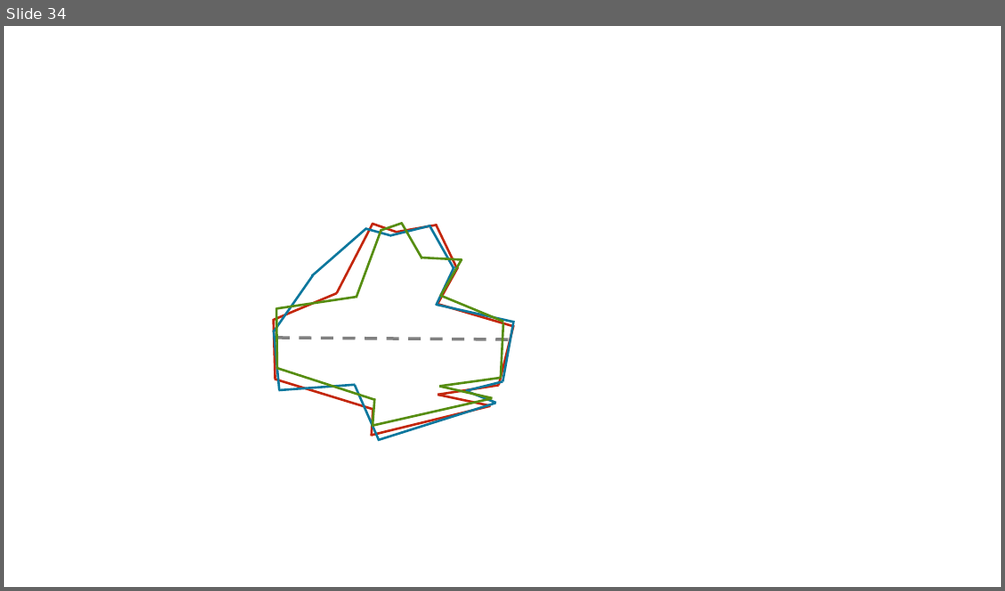
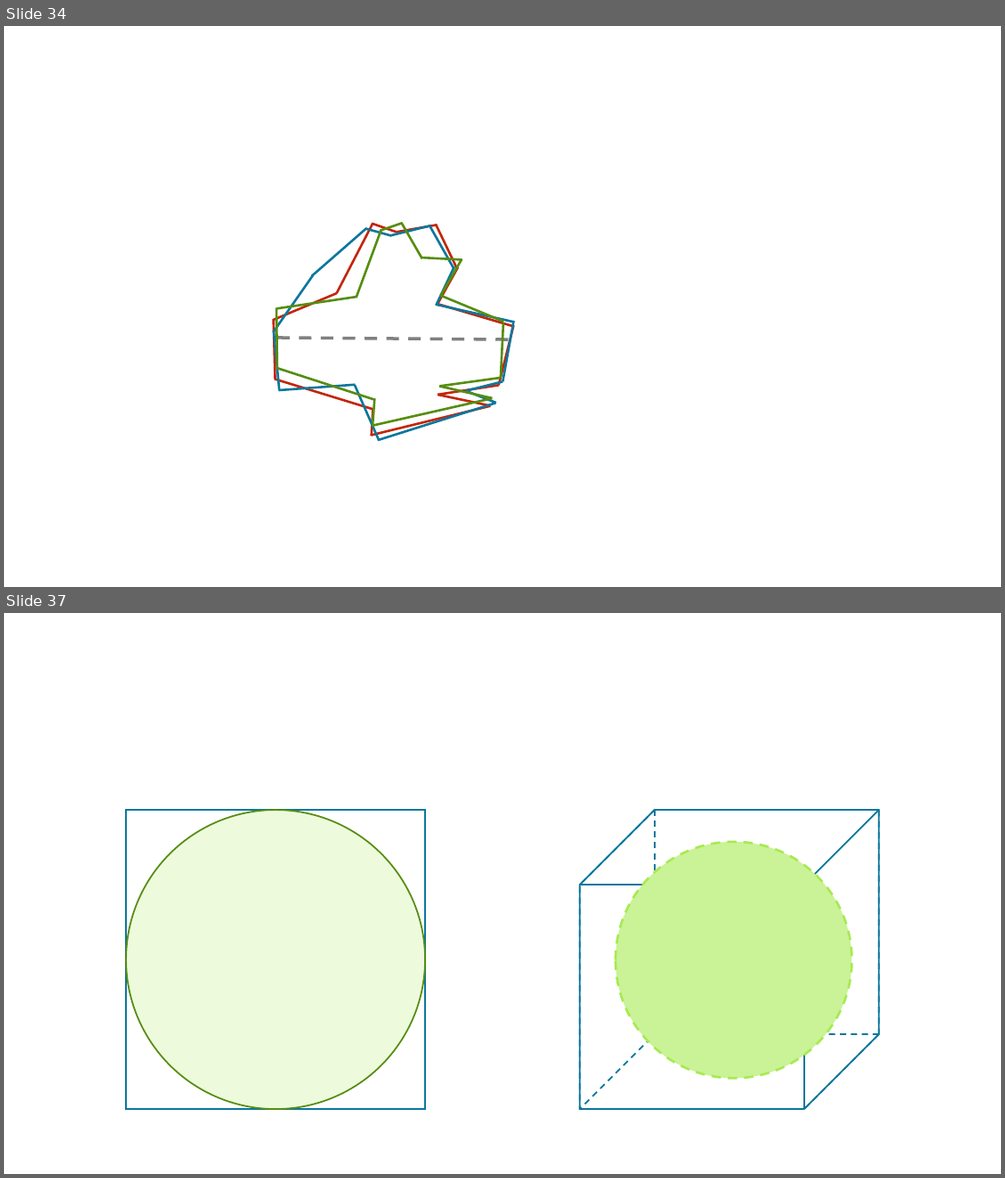
Before and after one commit to Multiscale-Biological-Modeling-Course/Multiscale-Biological-Modeling-Course.github.io, a slide deck: figures/MMBS Figures.pptx. Shown one above the other, each under a label of ours: slide 34 before the commit, slides 34 and 37 after it; the slides between them are not shown. The pictures are 1005x591 and 1005x1178 pixels, drawn with LibreOffice and Linux fonts; fonts in the diff are those of the drawing. Boxes give left, top, right and bottom in pixels: in the first picture for what was removed or moved away, otherwise in the second. Text is boxed around its words. In the diff, an @@ line names an element or a change of style, - is before the commit and + after.

```diff
--- a/figures/MMBS Figures.pptx
+++ b/figures/MMBS Figures.pptx
@@ slide 37 added at [4,613,1001,1174], background #FFFFFF @@
@@ rectangle added at [126,810,425,1109], outline #0C779D 1.5 pt @@
@@ ellipse added at [126,810,425,1109], fill #EDFBDC, outline #568D11 1.5 pt @@
@@ cube added at [580,810,879,1109], outline #0C779D 1.5 pt @@
@@ cube added at [580,810,879,1109], outline #0C779D 1.5 pt dashed @@
@@ ellipse added at [615,842,852,1078], fill #CAF297, outline #A7EA52 2.25 pt dashed @@
```
Also in this commit, not shown: 2 other slides added, 3 other files.
